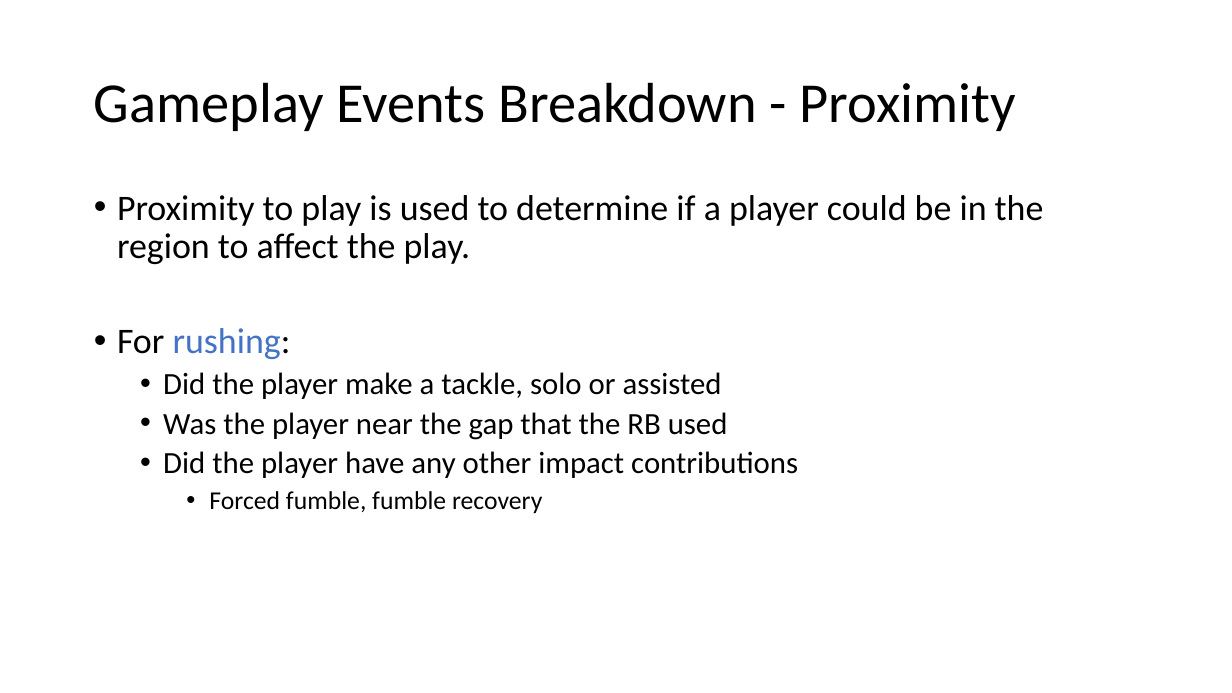
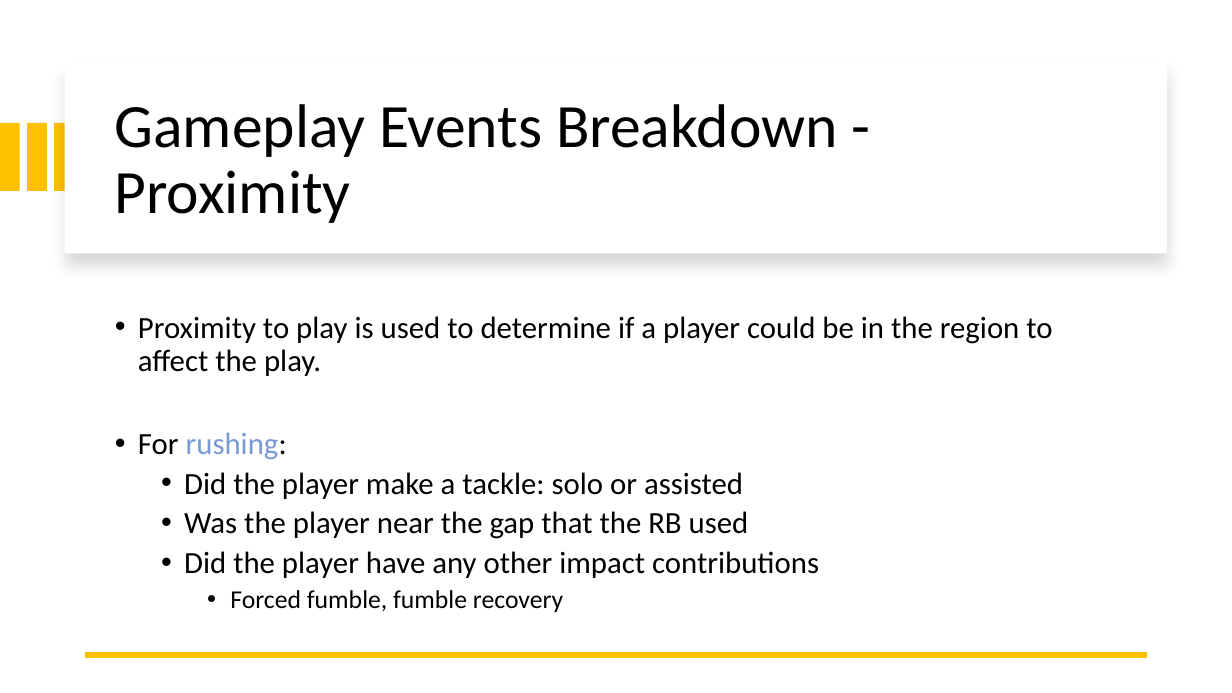
Before and after one commit to SportsInfoSolutions/AnalyticsChallenge2020, a slide deck: slide 15 of Submissions/matt.karan93@gmail.com/SportsInfoSolutions_mattkaran.pptx. Drawn at 1232x693 pixels with LibreOffice and Linux fonts; fonts in the diff are those of the drawing. Boxes give left, top, right and bottom in pixels: in the first picture for what was removed or moved away, otherwise in the second. Text is boxed around its words. In the diff, an @@ line names an element or a change of style, - is before the commit and + after.

```diff
--- a/Submissions/matt.karan93@gmail.com/SportsInfoSolutions_mattkaran.pptx
+++ b/Submissions/matt.karan93@gmail.com/SportsInfoSolutions_mattkaran.pptx
@@ rectangle added at <box>65,62,1167,253</box>, fill #FFFFFF @@
@@ title "Gameplay Events Breakdown - Proximity": place and size @@
-title "Gameplay Events Breakdown - Proximity" at <box>94,82,1016,131</box>
+title "Gameplay Events Breakdown - Proximity" at <box>115,104,837,223</box>
@@ title "Gameplay Events Breakdown - Proximity" at <box>115,104,837,223</box>: size 44 to 48 pt @@
@@ rectangle added at <box>0,123,19,191</box>, fill #FFC000 @@
@@ rectangle added at <box>27,123,46,191</box>, fill #FFC000 @@
@@ rectangle added at <box>55,123,74,191</box>, fill #FFC000 @@
@@ text "Proximity to play is used ...": place and size @@
-text "Proximity to play is used ..." at <box>117,195,1044,513</box>
+text "Proximity to play is used ..." at <box>138,316,1052,612</box>
@@ text "Proximity to play is used ..." at <box>138,316,1052,612</box>: vertical alignment top to middle @@
@@ text at <box>138,316,1052,459</box>: size 28 to 24 pt in "Proximity to play is used to determine ...", "For rushing:"; text colour #4472C4 to #7899D4 in "rushing:" @@
@@ text at <box>184,472,743,499</box>: text changed @@
-  • Did the player make a tackle, solo or assisted
+  • Did the player make a tackle: solo or assisted
@@ line added from (1148, 655) to (85, 655), #FFC000 4.5 pt @@
```
Also in this commit, not shown: 21 other slides changed.
